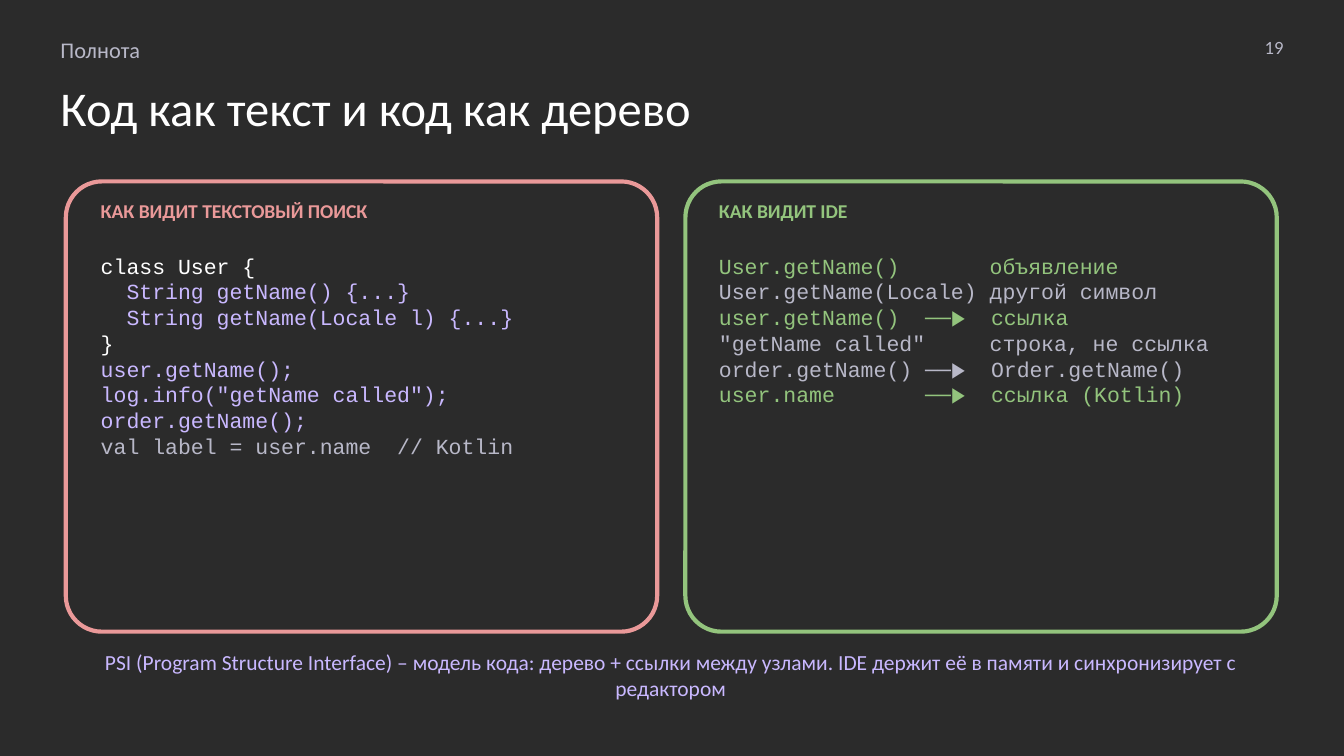
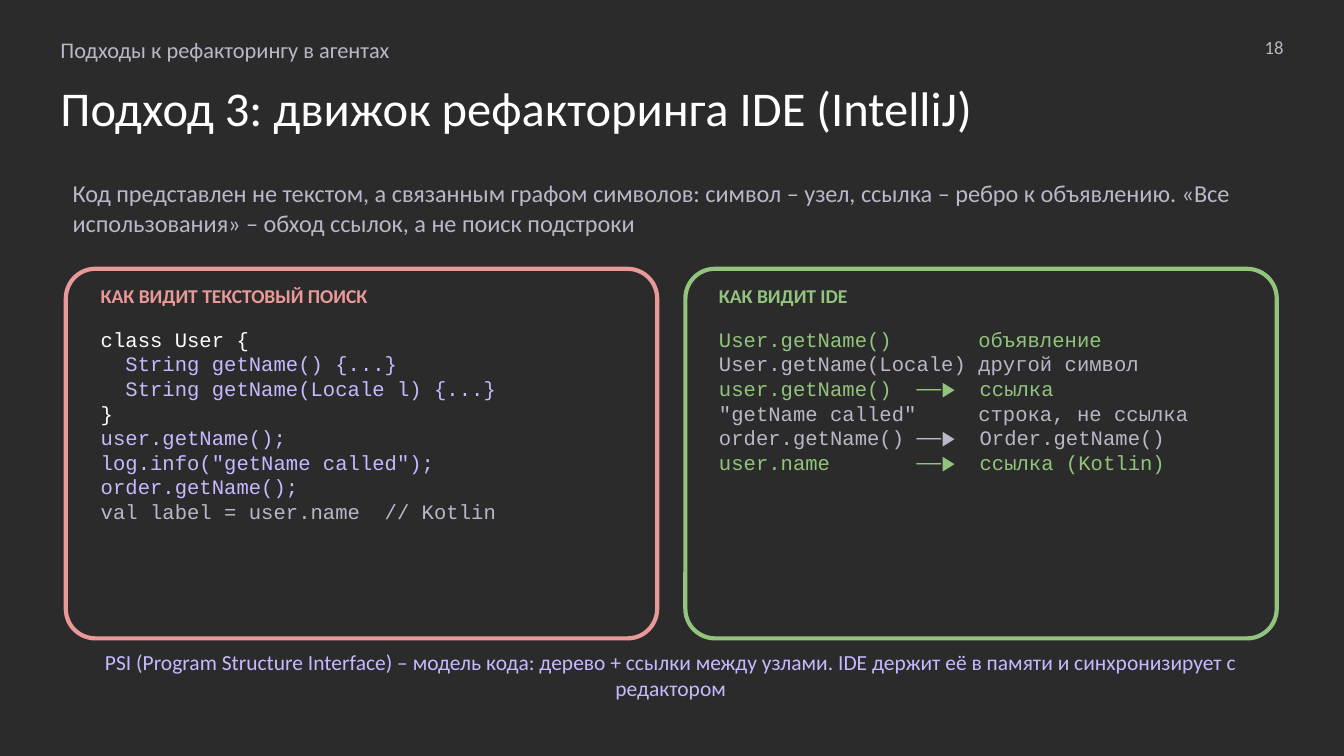
Before and after one commit to MchKosticyn/ide-refactoring-in-ai-agents, a slide deck: slide 18 of Доклад_ Рефакторинг в ИИ-агентах.pptx (slide 19 before the commit). Drawn at 1344x756 pixels with LibreOffice and Linux fonts; fonts in the diff are those of the drawing; background and template pictures are left out; a plain dark background stands for a picture behind light text. Boxes give left, top, right and bottom in pixels: in the first picture for what was removed or moved away, otherwise in the second. Text is boxed around its words. In the diff, an @@ line names an element or a change of style, - is before the commit and + after.

```diff
--- a/Доклад_ Рефакторинг в ИИ-агентах.pptx
+++ b/Доклад_ Рефакторинг в ИИ-агентах.pptx
@@ text at bbox=[60, 43, 389, 62]: text changed @@
-Полнота
+Подходы к рефакторингу в агентах
@@ text at bbox=[1265, 41, 1284, 54]: text changed @@
-19
+18
@@ text at bbox=[60, 90, 971, 134]: text changed @@
-Код как текст и код как дерево
+Подход 3: движок рефакторинга IDE (IntelliJ)
@@ text added at bbox=[73, 185, 1230, 236], 13 pt, text #B8B8C8 @@
+Код представлен не текстом, а связанным графом символов: символ – узел, ссылка – ребро к объявлению. «Все использования» – обход ссылок, а не поиск подстроки
@@ rounded rectangle: place and size @@
-rounded rectangle at bbox=[66, 181, 657, 632]
+rounded rectangle at bbox=[66, 269, 657, 638]
@@ rounded rectangle: place and size @@
-rounded rectangle at bbox=[685, 181, 1277, 632]
+rounded rectangle at bbox=[685, 269, 1277, 638]
@@ text "КАК ВИДИТ ТЕКСТОВЫЙ ПОИСК": place and size @@
-text "КАК ВИДИТ ТЕКСТОВЫЙ ПОИСК" at bbox=[101, 202, 367, 221]
+text "КАК ВИДИТ ТЕКСТОВЫЙ ПОИСК" at bbox=[101, 287, 367, 306]
@@ text "КАК ВИДИТ IDE": place and size @@
-text "КАК ВИДИТ IDE" at bbox=[719, 205, 847, 221]
+text "КАК ВИДИТ IDE" at bbox=[719, 290, 847, 306]
@@ text "class User {" at bbox=[101, 332, 496, 519]: size 11.5 to 11 pt @@
@@ text "class User {": place and size @@
-text "class User {" at bbox=[101, 258, 513, 454]
+text "class User {" at bbox=[101, 332, 496, 519]
@@ text "User.getName() объявление": place and size @@
-text "User.getName() объявление" at bbox=[719, 258, 1208, 407]
+text "User.getName() объявление" at bbox=[719, 332, 1188, 474]
@@ text "User.getName() объявление" at bbox=[719, 332, 1188, 474]: size 11.5 to 11 pt @@
```
Also in this commit, not shown: 22 other slides changed, 2 slides added, 4 slides removed, 2 other files.
